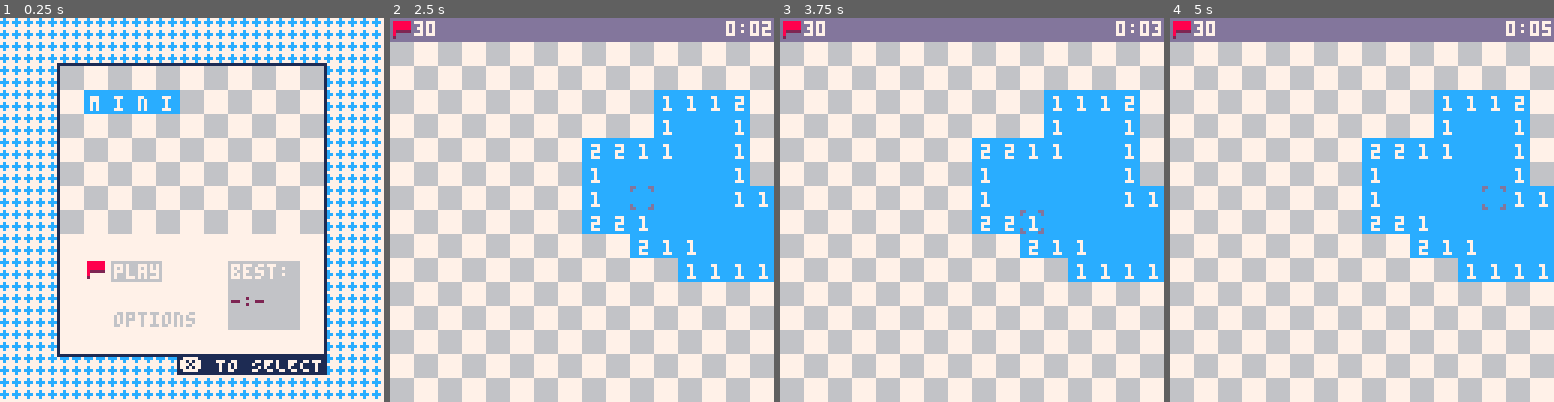
Above: before the commit, frames 1-4 (left to right).
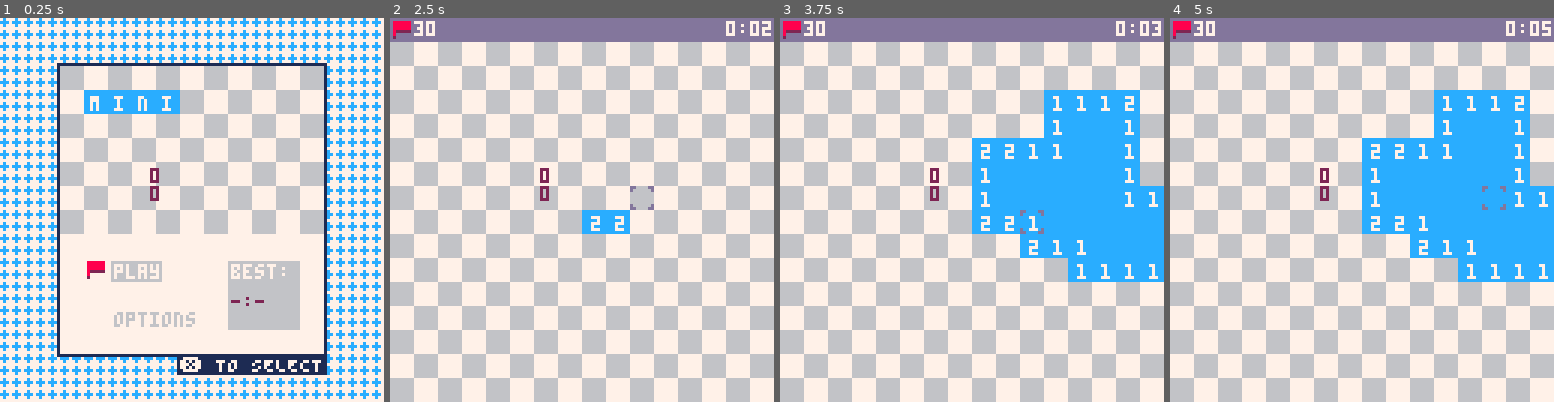
Above: after the commit, the same moments.

Repository: wsasaki01/mini-mines
Game: PICO-8 cartridge mini-mines.p8
Same seed, same stepped clock (60 frames per second), same inputs: the game is played once before the commit and once after it.
Inputs (mouse positions are in pixels of both pictures, inside the frame that each line leads up to):
- Up to frame 1 (0.25 s): no input
- Up to frame 2 (2.5 s): tap X (X key) at 0.33, 1.07, 1.85 s; click (670, 121) at 0.67 s; tap O (Z key) at 0.7, 1.7, 2.1 s; click (436, 267) at 1.22 s; hold Right 1.6-2.1 s; click (497, 114) at 1.77 s; hold Up 2.15-2.42 s; click (562, 259) at 2.32 s; hold Right from 2.47 s (still down)
- Up to frame 3 (3.75 s): tap O (Z key) every 0.4 s from 2.5 to 3.7 s; click (1014, 106) at 2.87 s; tap X (X key) at 2.97 s; release Right at 3.03 s; hold Left 3.08-3.58 s; click (1075, 256) at 3.42 s; hold Down from 3.63 s (still down)
- Up to frame 4 (5 s): release Down at 3.97 s; click (1231, 102) at 3.97 s; hold Right 4.02-4.68 s; tap X (X key) at 4.08 s; tap O (Z key) at 4.1, 4.5, 4.9 s; click (1292, 248) at 4.52 s; hold Up from 4.73 s (still down)

The runs differ from the first frame. In frame 1, 0.1% of the frame differs, in the area x 39-42%, y 39-48%; in frame 2, 17%, in the area x 39-100%, y 18-69%; in frame 3, 0.1%; in frame 4, 0.1%.

Commit message:
Improve mouse experience for win/loss

Diff:
--- a/main.lua
+++ b/main.lua
@@ -243,6 +243,8 @@
 
             -- o or left click for dig
             if (btnp("4") or (stat(34) == 1 and not sticky)) and not wait then
+                sticky = true
+
                 if first then
                     -- create a list of mines
                     mine_list = create_mines(width, height, mcount)
@@ -282,19 +284,38 @@
         end
     -- if the player has lost or won
     elseif win or lose then
-        -- x for return
-        if btnp(5) then
-            win = false
-            lose = false
-            initialise()
-        end
-
-        -- o for return to menu
-        if btnp(4) then
-            win = false
-            lose = false
-            play = false
-            menu = true
+        if controller then
+            -- x for return
+            if btnp(5) then
+                win = false
+                lose = false
+                initialise()
+            end
+
+            -- o for return to menu
+            if btnp(4) then
+                win = false
+                lose = false
+                play = false
+                menu = true
+            end
+        elseif mouse then
+            hover_replay = (21 <= mo_x and mo_x <= 69) and (57 <= mo_y and mo_y <= 63)
+            hover_quit = (21 <= mo_x and mo_x <= 101) and (63 <= mo_y and mo_y <= 70)
+
+            if stat(34) == 1 and not sticky then
+                sticky = true
+                if hover_replay then
+                    win = false
+                    lose = false
+                    initialise()
+                elseif hover_quit then
+                    win = false
+                    lose = false
+                    play = false
+                    menu = true
+                end
+            end
         end
     -- if the player is in the main menu
     elseif menu then
@@ -474,9 +495,30 @@
         -- draw message
         print("you lose...", sin(t()*0.5)*6+43, 46, 2)
 
-        -- draw options
-        print("❎ to replay", 22, 58, 13)
-        print("🅾️ to return to menu")
+        if controller then
+            -- draw options
+            print("❎ to replay", 22, 58, 13)
+            print("🅾️ to return to menu")
+        elseif mouse then
+            hover_replay = (21 <= mo_x and mo_x <= 69) and (57 <= mo_y and mo_y <= 63)
+            hover_quit = (21 <= mo_x and mo_x <= 101) and (63 <= mo_y and mo_y <= 70)
+
+            -- set a background for whichever option is currently selected
+            if hover_replay then
+                rectfill(21, 57, 69, 63, 6)
+
+                print("❎ to replay", 22, 58, 13)
+                print("🅾️ to return to menu", 22, 65)
+            elseif hover_quit then
+                rectfill(21, 64, 101, 70, 6)
+
+                print("❎ to replay", 22, 58, 13)
+                print("🅾️ to return to menu", 22, 65)
+            else
+                print("❎ to replay", 22, 58, 13)
+                print("🅾️ to return to menu", 22, 65)
+            end
+        end
     elseif play then
         -- clear screen with grey background
         cls(13)
@@ -612,6 +654,9 @@
     if mouse then
         spr(20, mo_x, mo_y)
     end
+
+    print(mo_x, 50, 50, 2)
+    print(mo_y)
 end
 
 function gen_matrix(fill)
